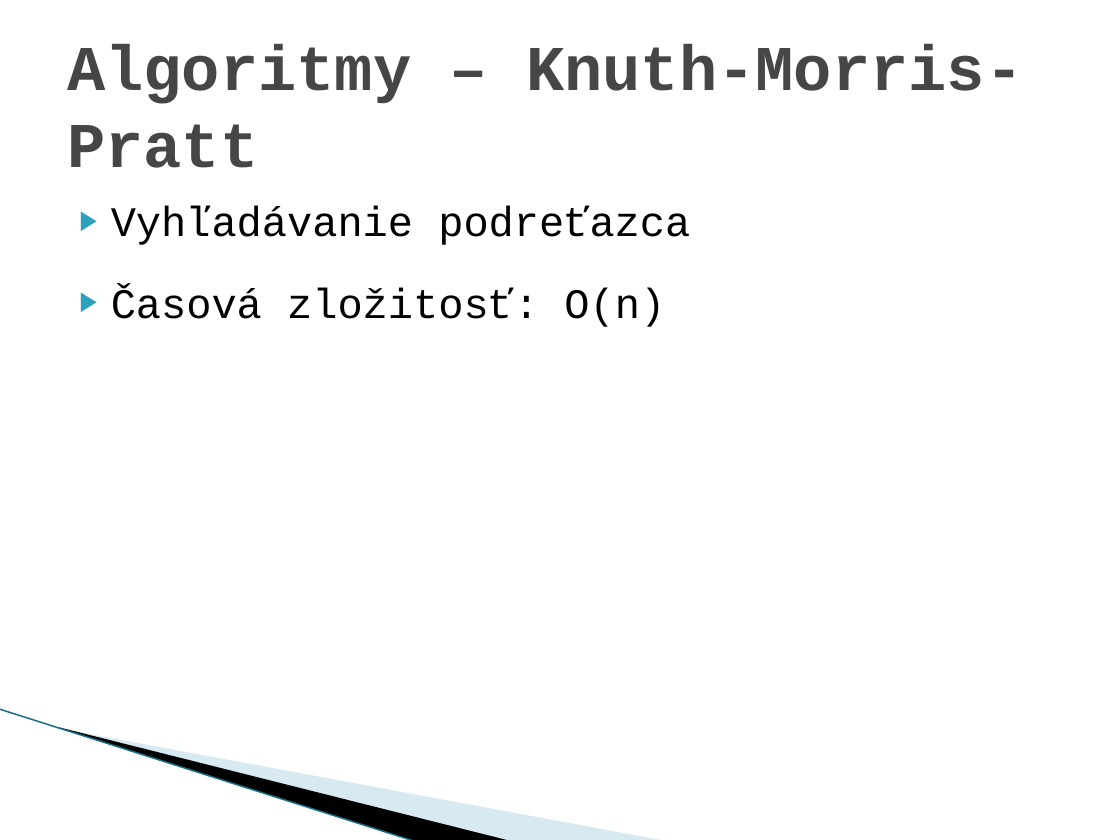
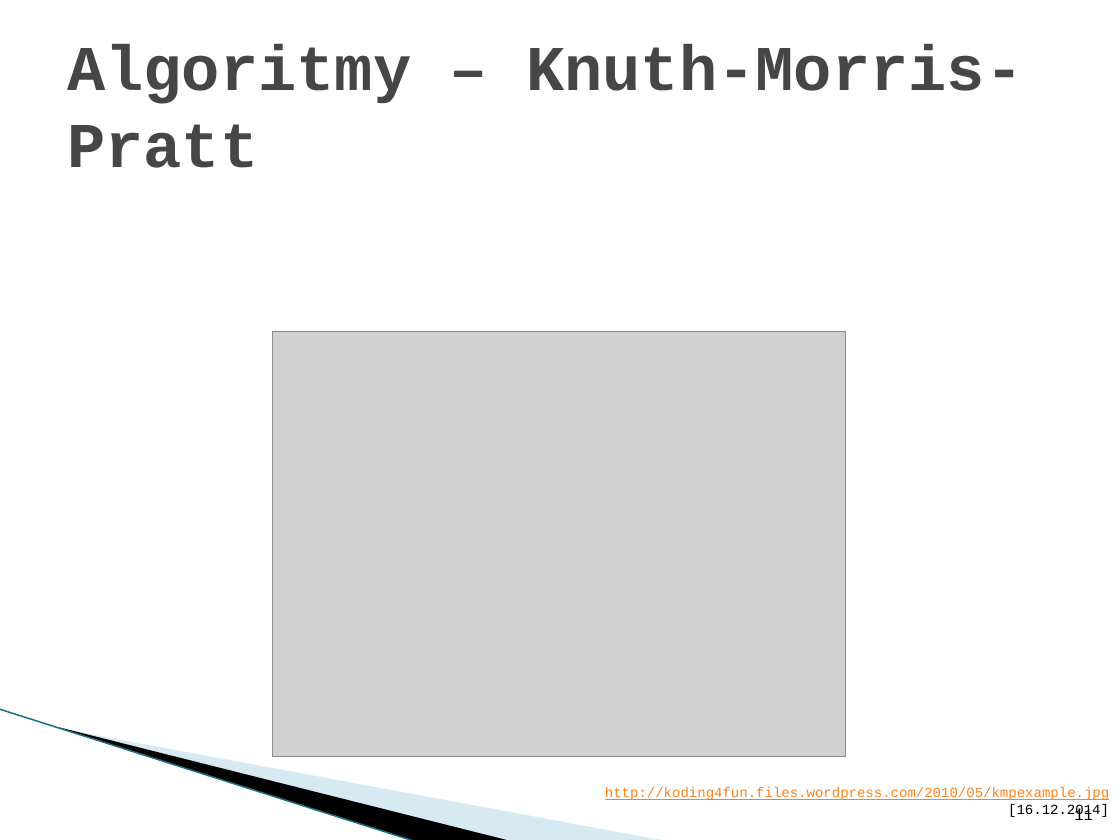
Before and after one commit to Dasio/IFJ, a slide deck: slide 11 of obhajoba/ifj_prezentacia.pptx. Drawn at 1120x840 pixels with LibreOffice and Linux fonts; fonts in the diff are those of the drawing; grey boxes stand for pictures; background and template pictures are left out. Boxes give left, top, right and bottom in pixels: in the first picture for what was removed or moved away, otherwise in the second. Text is boxed around its words. In the diff, an @@ line names an element or a change of style, - is before the commit and + after.

```diff
--- a/obhajoba/ifj_prezentacia.pptx
+++ b/obhajoba/ifj_prezentacia.pptx
@@ text removed at (111,206,690,327) @@
-▶ Vyhľadávanie podreťazca
-▶ Časová zložitosť: Ο(n)
@@ picture added at (272,332,846,756) @@
@@ text added at (605,787,1109,819), 9 pt, text #FF8119, underline @@
+http://koding4fun.files.wordpress.com/2010/05/kmpexample.jpg [16.12.2014]
@@ page number added at (1074,809,1093,820), 10 pt, text #000000 @@
+11
```
Also in this commit, not shown: 12 other slides changed, 1 other file.
